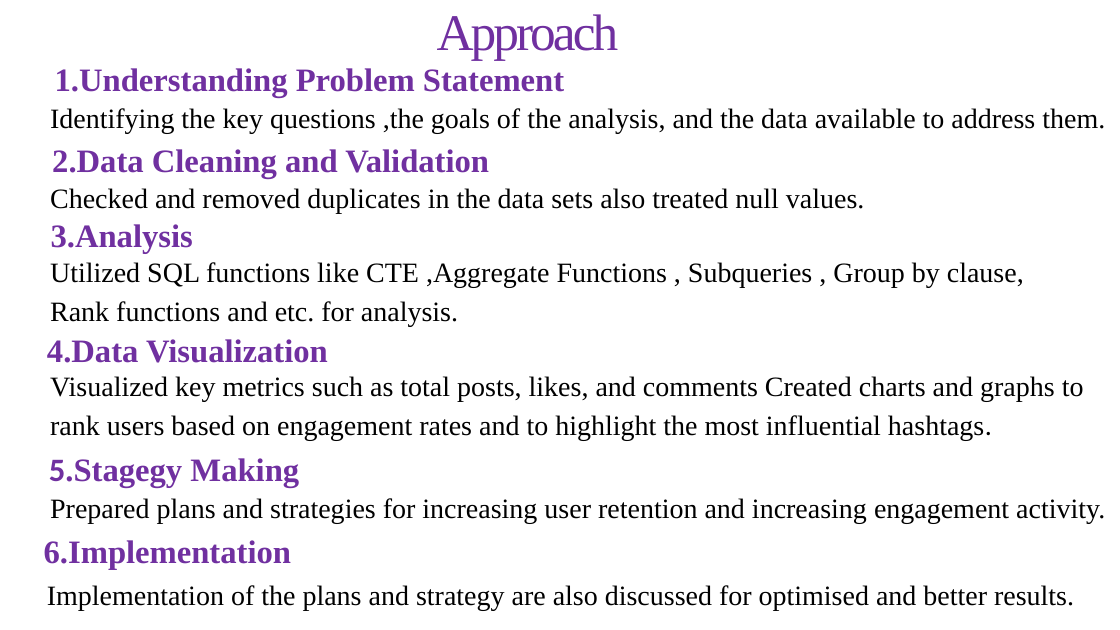
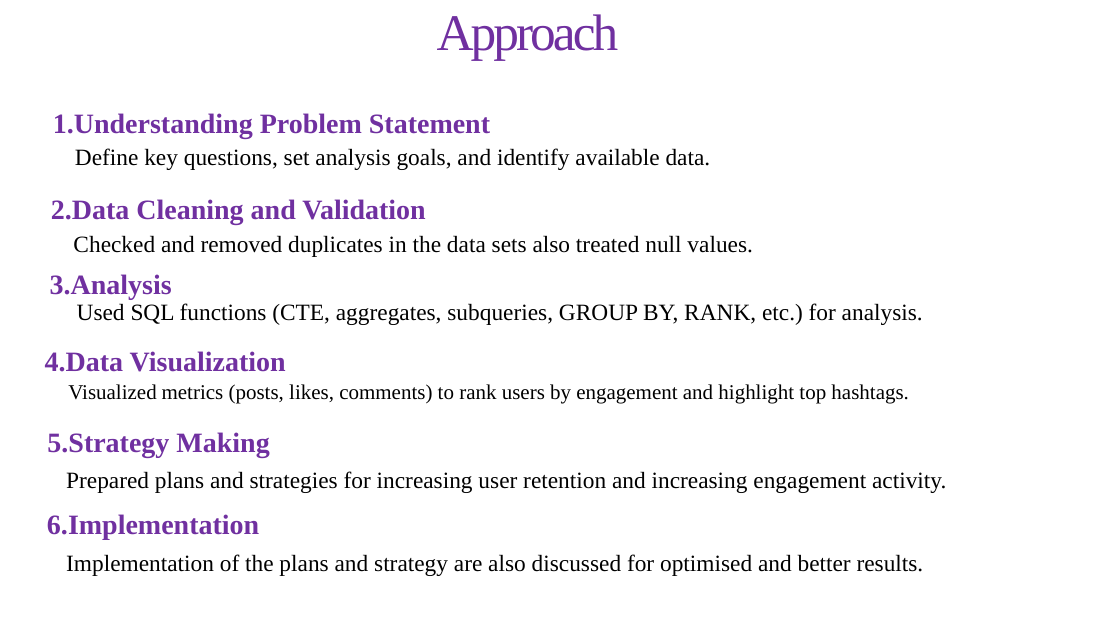
Before and after one commit to shreyas0499/Social-Media-Project, a slide deck: slide 6 of Shreyas META SQL Project.pptx. Drawn at 1120x630 pixels with LibreOffice and Linux fonts; fonts in the diff are those of the drawing. Boxes give left, top, right and bottom in pixels: in the first picture for what was removed or moved away, otherwise in the second. Text is boxed around its words. In the diff, an @@ line names an element or a change of style, - is before the commit and + after.

```diff
--- a/Shreyas META SQL Project.pptx
+++ b/Shreyas META SQL Project.pptx
@@ text "1.Understanding Problem Statement" moved from (x1=55, y1=68, x2=564, y2=97) to (x1=53, y1=113, x2=490, y2=138) @@
@@ text at (x1=75, y1=148, x2=711, y2=170): text changed; size 24 to 20 pt @@
-  Identifying the key questions ,the goals of the analysis, and the data available to address them.
+  Define key questions, set analysis goals, and identify available data.
@@ text "2.Data Cleaning and Validation" moved from (x1=52, y1=149, x2=489, y2=179) to (x1=51, y1=199, x2=425, y2=224) @@
@@ size 24 to 20 pt in 3 elements at (x1=66, y1=554, x2=924, y2=576), (x1=66, y1=471, x2=946, y2=493), (x1=73, y1=235, x2=752, y2=257) @@
@@ text "Checked and removed duplicates in ..." moved from (x1=50, y1=188, x2=865, y2=213) to (x1=73, y1=235, x2=752, y2=257) @@
@@ size 28 to 24 pt in 5 elements at (x1=45, y1=351, x2=286, y2=372), (x1=47, y1=514, x2=259, y2=540), (x1=53, y1=113, x2=490, y2=138), (x1=51, y1=199, x2=425, y2=224), (x1=50, y1=274, x2=172, y2=300) @@
@@ text "3.Analysis" moved from (x1=51, y1=224, x2=193, y2=254) to (x1=50, y1=274, x2=172, y2=300) @@
@@ text "Used SQL functions (CTE, aggregates, ..." at (x1=77, y1=303, x2=923, y2=325): vertical alignment top to middle @@
@@ text "4.Data Visualization" moved from (x1=47, y1=339, x2=328, y2=363) to (x1=45, y1=351, x2=286, y2=372) @@
@@ text at (x1=77, y1=303, x2=923, y2=325): text changed; size 24 to 20 pt @@
-  Utilized SQL functions like CTE ,Aggregate Functions , Subqueries , Group by clause, Rank functions and etc. for analysis.
+Used SQL functions (CTE, aggregates, subqueries, GROUP BY, RANK, etc.) for analysis.
@@ text at (x1=68, y1=384, x2=908, y2=404): text changed; size 24 to 18 pt @@
-  Visualized key metrics such as total posts, likes, and comments Created charts and graphs to rank users based on engagement rates and to highlight the most influential hashtags.
+Visualized metrics (posts, likes, comments) to rank users by engagement and highlight top hashtags.
@@ text at (x1=47, y1=432, x2=269, y2=458): text changed; size 28 to 24 pt @@
-5.Stagegy Making
+5.Strategy Making
@@ text "Prepared plans and strategies for ..." moved from (x1=50, y1=498, x2=1105, y2=524) to (x1=66, y1=471, x2=946, y2=493) @@
@@ text "6.Implementation" moved from (x1=44, y1=540, x2=291, y2=569) to (x1=47, y1=514, x2=259, y2=540) @@
@@ text "Implementation of the plans and ..." moved from (x1=47, y1=585, x2=1074, y2=611) to (x1=66, y1=554, x2=924, y2=576) @@
```
Also in this commit, not shown: 8 other slides changed, 1 other file.
